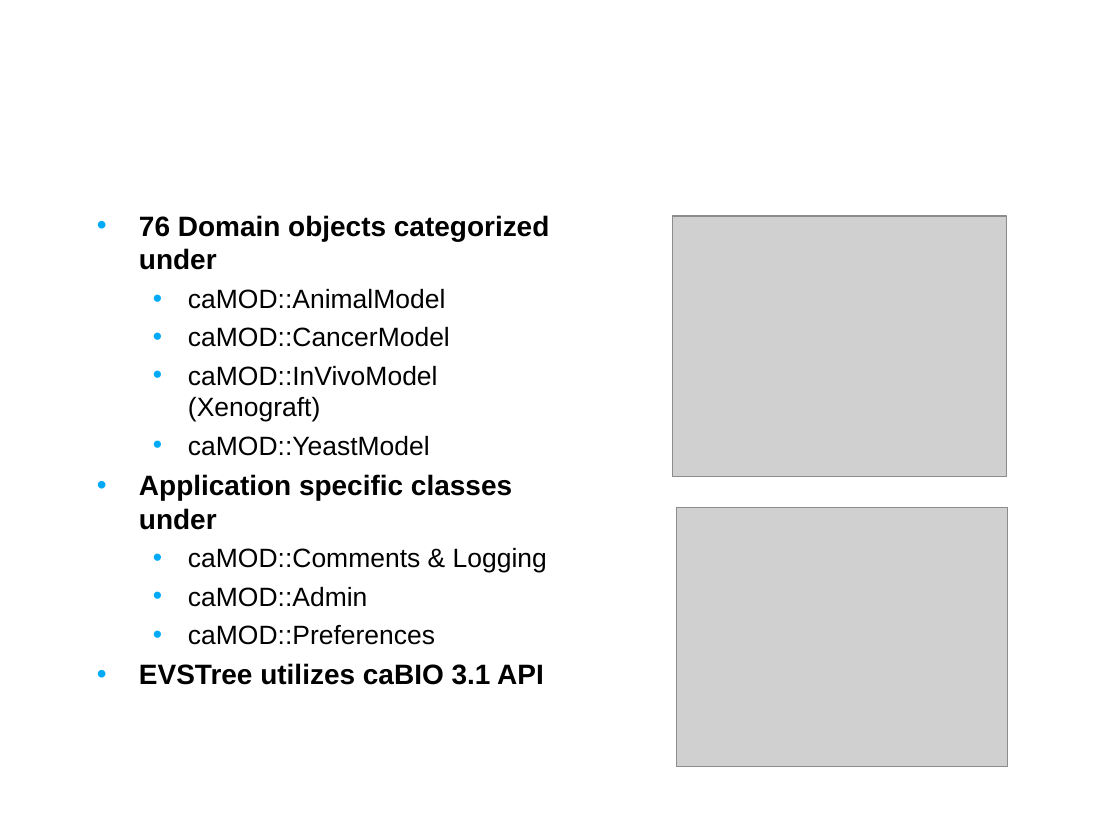
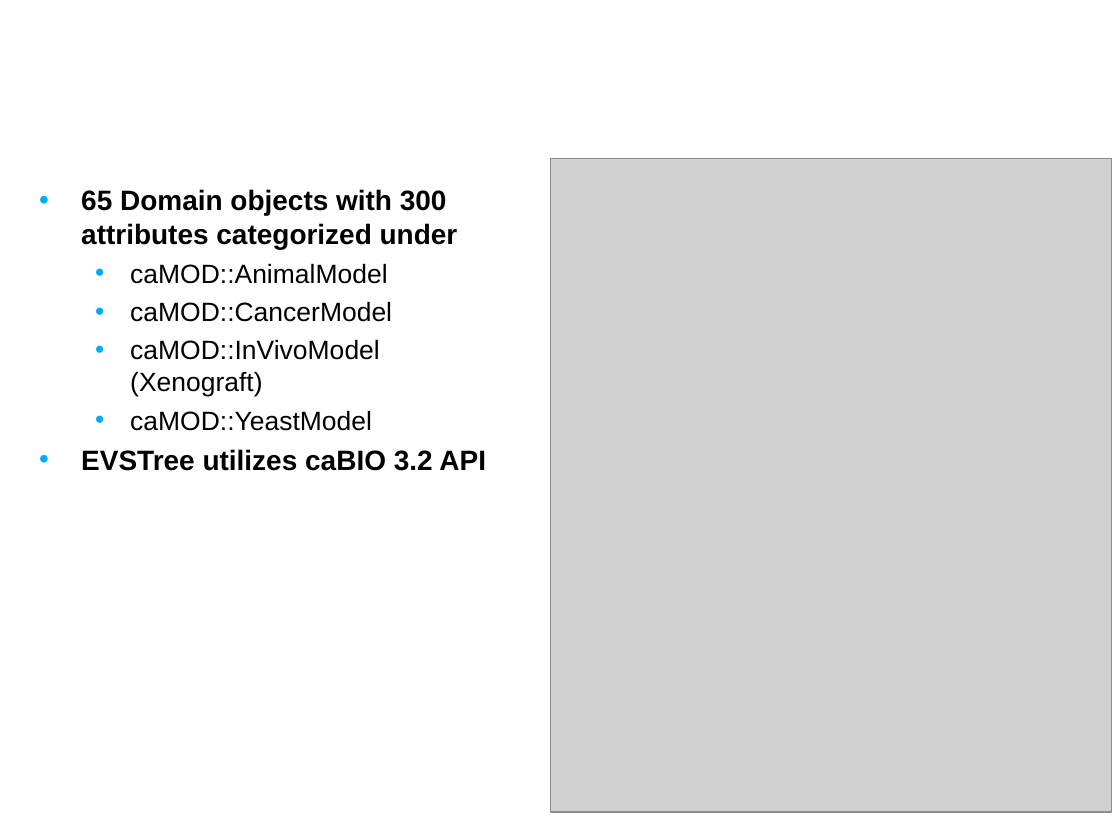
Before and after one commit to NCIP/camod-docs, a slide deck: slide 10 of CABIG compliance/caMOD 2.5 VCDE Submission/caMOD_Interoperability_Review_2009.ppt (slide 9 before the commit). Drawn at 1120x840 pixels with LibreOffice and Linux fonts; fonts in the diff are those of the drawing; grey boxes stand for pictures; background and template pictures are left out. Boxes give left, top, right and bottom in pixels: in the first picture for what was removed or moved away, otherwise in the second. Text is boxed around its words. In the diff, an @@ line names an element or a change of style, - is before the commit and + after.

```diff
--- a/CABIG compliance/caMOD 2.5 VCDE Submission/caMOD_Interoperability_Review_2009.ppt
+++ b/CABIG compliance/caMOD 2.5 VCDE Submission/caMOD_Interoperability_Review_2009.ppt
@@ text "65 Domain objects with 300 ...": place and size @@
-text "65 Domain objects with 300 ..." at bbox=[139, 215, 549, 685]
+text "65 Domain objects with 300 ..." at bbox=[81, 189, 486, 471]
@@ picture: place and size @@
-picture at bbox=[672, 216, 1006, 477]
+picture at bbox=[551, 159, 1112, 812]
@@ text at bbox=[81, 189, 458, 249]: text changed @@
-• 76 Domain objects categorized under
+• 65 Domain objects with 300 attributes categorized under
@@ text at bbox=[81, 449, 486, 471]: text changed @@
-• Application specific classes under
-  • caMOD::Comments & Logging
-  • caMOD::Admin
-  • caMOD::Preferences
-• EVSTree utilizes caBIO 3.1 API
+• EVSTree utilizes caBIO 3.2 API
@@ picture removed at bbox=[676, 507, 1008, 766] @@
```
Also in this commit, not shown: 5 other slides changed, 6 slides added, 6 slides removed.
